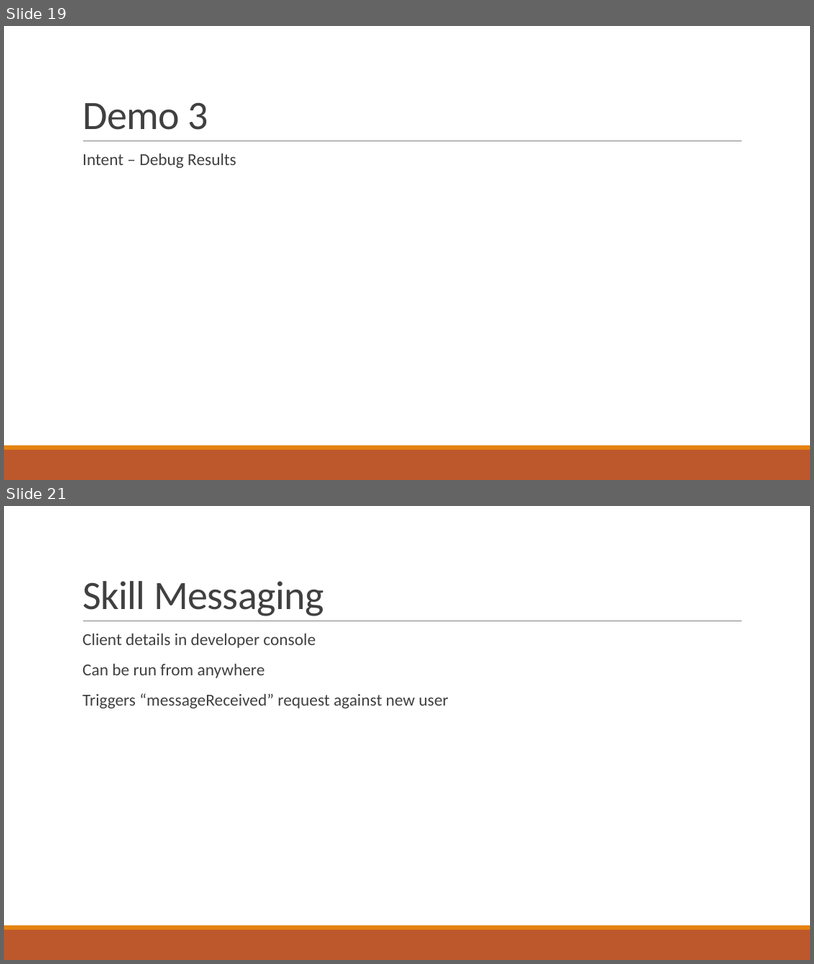
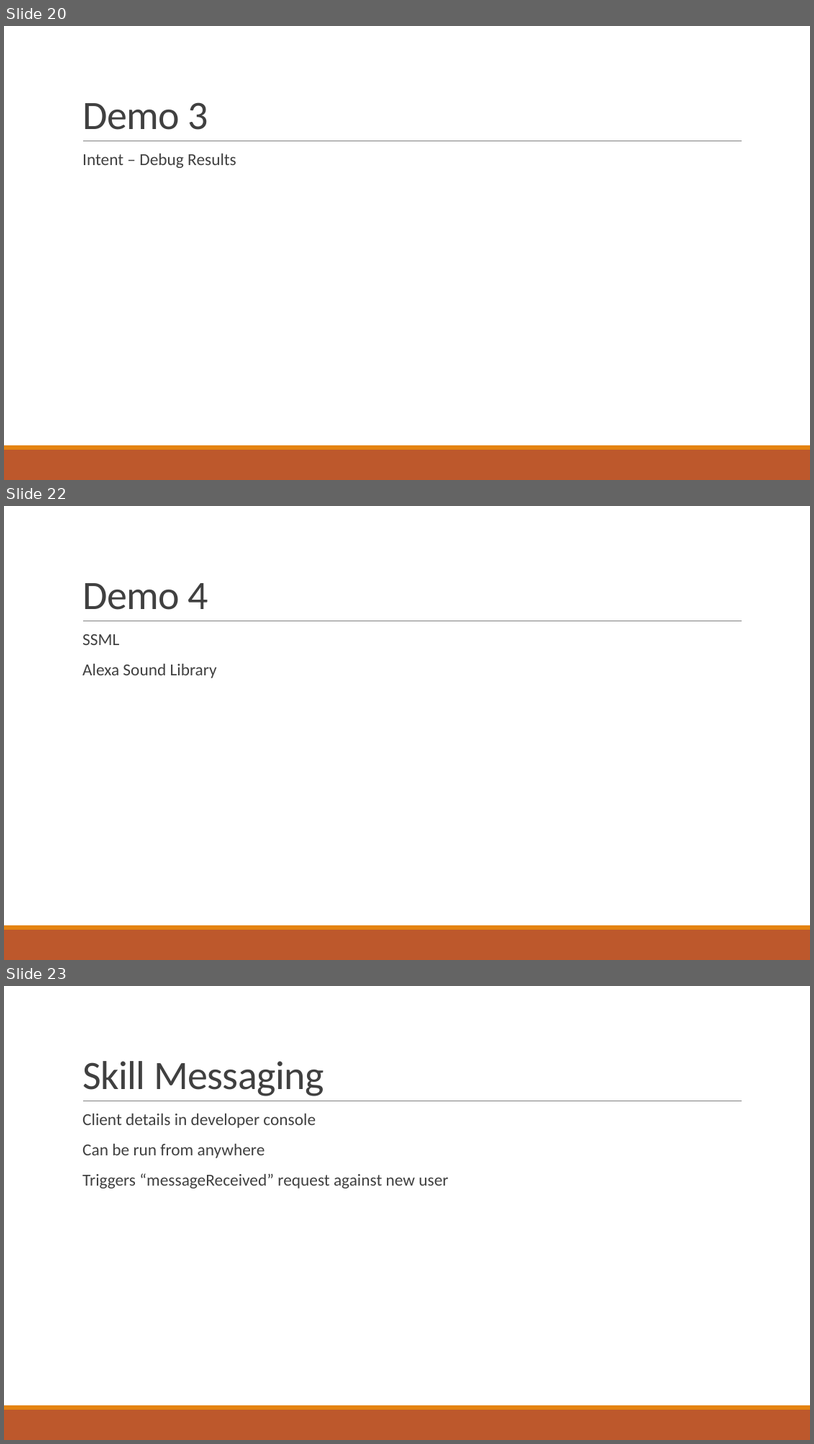
Before and after one commit to stoiveyp/DDDWales2018, a slide deck: Presentation/VoiceAndMore.pptx. Shown one above the other, each under a label of ours: slides 19 and 21 before the commit, slides 20, 22 and 23 after it; the slides between them are not shown. The pictures are 814x964 and 814x1444 pixels, drawn with LibreOffice and Linux fonts; fonts in the diff are those of the drawing. Boxes give left, top, right and bottom in pixels: in the first picture for what was removed or moved away, otherwise in the second. Text is boxed around its words. In the diff, an @@ line names an element or a change of style, - is before the commit and + after.

```diff
--- a/Presentation/VoiceAndMore.pptx
+++ b/Presentation/VoiceAndMore.pptx
@@ slide 22 added at (4,506,810,960), background #FFFFFF; not listed: 3 template elements that a slide beside it also shows @@
@@ title added at (82,583,208,610), 48 pt, text #404040 @@
+Demo 4
@@ text added at (82,634,217,678), 20 pt, text #404040 @@
+  SSML
+  Alexa Sound Library
@@ what was slide 19 is now slide 20 @@
@@ what was slide 21 is now slide 23 @@
```
Also in this commit, not shown: 4 slides changed, 1 other slide added.
